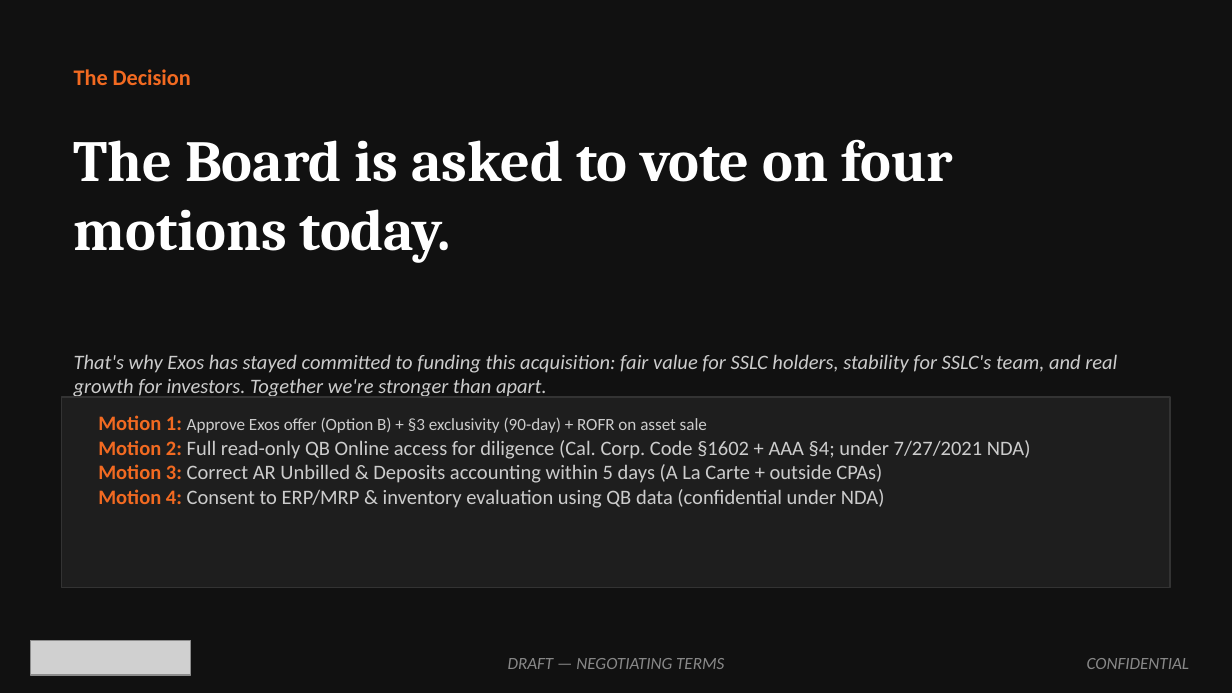
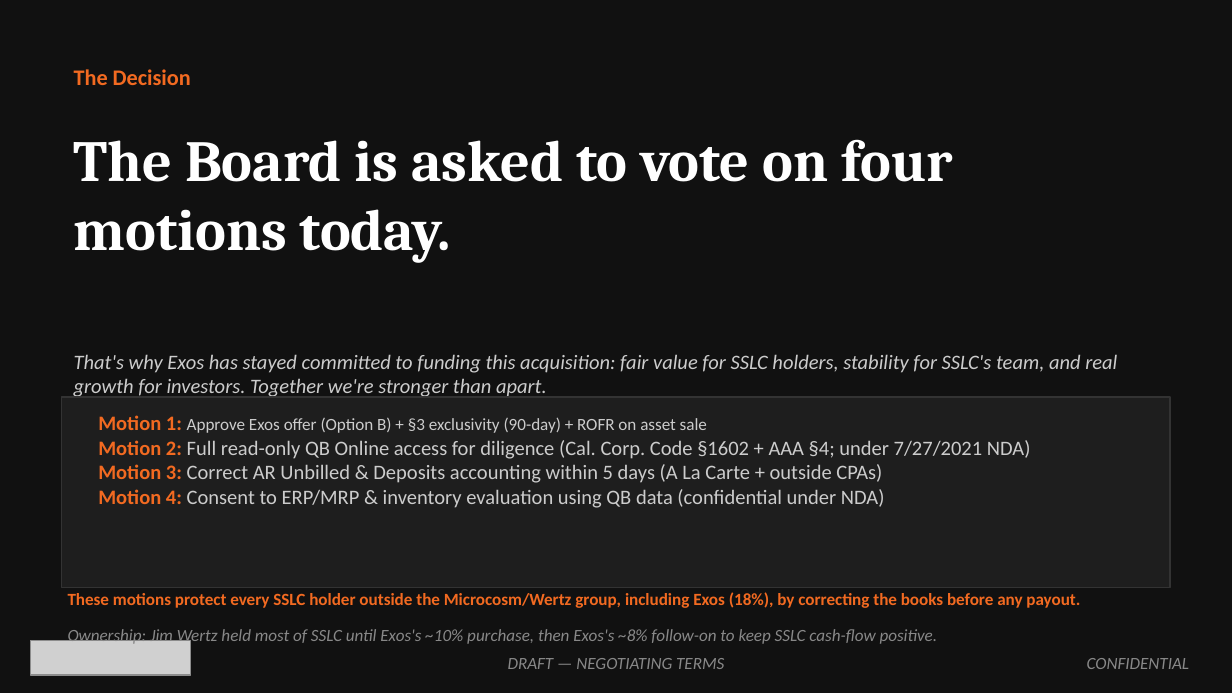
Before and after one commit to ExosAerospace/workspace, a slide deck: slide 2 of drafts/Exos_SSLC_Board_Offer_Overview_2026-10-10_r2.pptx. Drawn at 1232x693 pixels with LibreOffice and Linux fonts; fonts in the diff are those of the drawing; grey boxes stand for pictures. Boxes give left, top, right and bottom in pixels: in the first picture for what was removed or moved away, otherwise in the second. Text is boxed around its words. In the diff, an @@ line names an element or a change of style, - is before the commit and + after.

Commit message:
SSLC deck r2 batch4: slide 4 Exos-adjusted table, slide 2 protection framing; rebuild board package 21pp

```diff
--- a/drafts/Exos_SSLC_Board_Offer_Overview_2026-10-10_r2.pptx
+++ b/drafts/Exos_SSLC_Board_Offer_Overview_2026-10-10_r2.pptx
@@ text added at <box>68,592,1080,608</box>, 10 pt, text #F26A21, bold @@
+These motions protect every SSLC holder outside the Microcosm/Wertz group, including Exos (18%), by correcting the books before any payout.
@@ text added at <box>68,627,938,646</box>, 10 pt, text #888888, italic @@
+Ownership: Jim Wertz held most of SSLC until Exos's ~10% purchase, then Exos's ~8% follow-on to keep SSLC cash-flow positive.
```
Also in this commit, not shown: 1 other slide changed, 2 other files.
